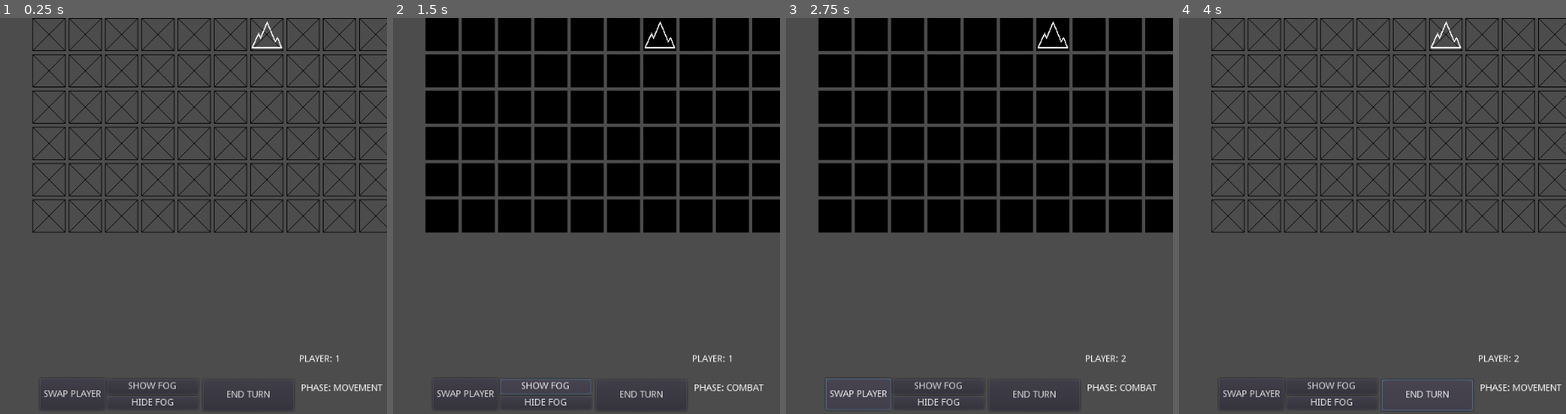
Above: before the commit, frames 1-4 (left to right).
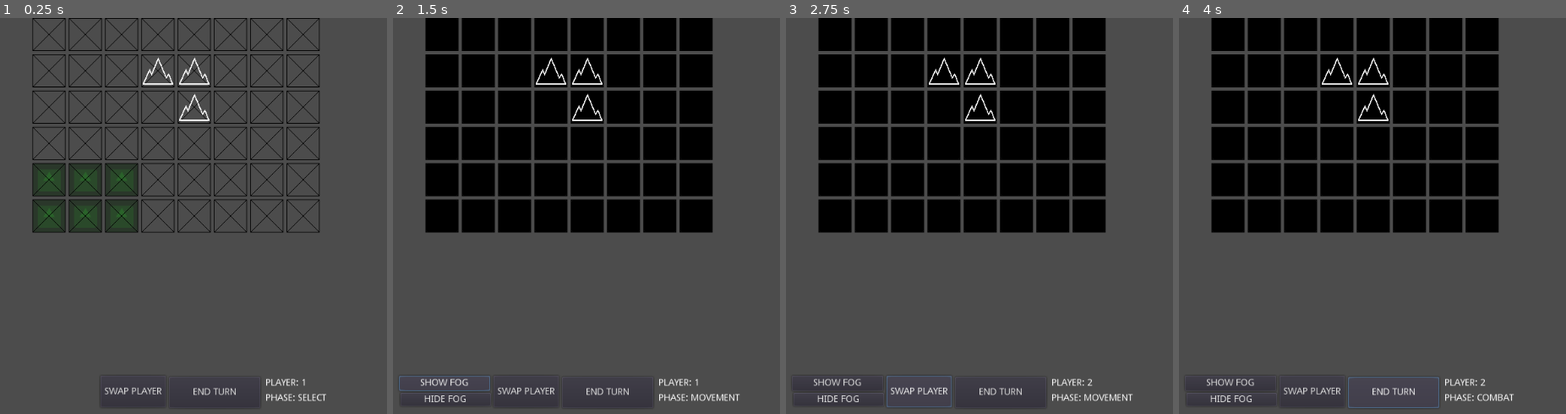
Above: after the commit, the same moments.

Repository: NickCheng0921/Grid
Game: Godot game, scene res://Scenes/Manager.tscn
The game is run twice, just before and just after one commit, with the same random seed, the same clock (stepped at 60 frames per second) and the same inputs. The engine's default icon, where the game draws it, is replaced by a stand-in: a white triangle on a blue panel in a dark square.
Inputs:
- Up to frame 1 (0.25 s): no input
- Up to frame 2 (1.5 s): click "END TURN" at 0.5 s; click "SHOW FOG" at 1.25 s
- Up to frame 3 (2.75 s): click "SWAP PLAYER" at 2 s
- Up to frame 4 (4 s): click "HIDE FOG" at 2.75 s; click "END TURN" at 3.5 s

The runs differ from the first frame. In frame 1, 6.7% of the frame differs, in the area x 8-100%, y 0-99%; in frame 2, 10%; in frame 3, 10%; in frame 4, 34%, in the area x 2-100%, y 0-100%.

Commit message:
Added selection phase at start of match

Diff:
--- a/Scenes/PCamera.tscn
+++ b/Scenes/PCamera.tscn
@@ -17,48 +17,55 @@
 [node name="CanvasLayer" type="CanvasLayer" parent="."]
 
 [node name="phaseInfo" type="RichTextLabel" parent="CanvasLayer"]
-margin_left = 894.0
-margin_top = 554.0
-margin_right = 1018.0
-margin_bottom = 594.0
-text = "PHASE: MOVEMENT"
+margin_left = 840.0
+margin_top = 569.0
+margin_right = 988.0
+margin_bottom = 588.0
+text = "PHASE: SELECT"
 
 [node name="endTurnButton" type="Button" parent="CanvasLayer"]
-margin_left = 745.0
-margin_top = 548.0
-margin_right = 883.0
-margin_bottom = 595.0
+margin_left = 694.0
+margin_top = 544.0
+margin_right = 832.0
+margin_bottom = 591.0
 text = "END TURN"
 
-[node name="showFogButton" type="Button" parent="CanvasLayer"]
-margin_left = 600.0
-margin_top = 547.0
-margin_right = 738.0
-margin_bottom = 570.0
-text = "SHOW FOG"
-
-[node name="hideFogButton" type="Button" parent="CanvasLayer"]
-margin_left = 601.0
-margin_top = 573.0
-margin_right = 738.0
-margin_bottom = 593.0
-text = "HIDE FOG"
-
 [node name="playerInfo" type="RichTextLabel" parent="CanvasLayer"]
-margin_left = 891.0
-margin_top = 510.0
-margin_right = 1015.0
-margin_bottom = 541.0
+margin_left = 840.0
+margin_top = 546.0
+margin_right = 964.0
+margin_bottom = 564.0
 text = "PLAYER: 1"
 
 [node name="playerSwapButton" type="Button" parent="CanvasLayer"]
-margin_left = 498.0
-margin_top = 546.0
-margin_right = 597.0
-margin_bottom = 594.0
+margin_left = 590.0
+margin_top = 542.0
+margin_right = 689.0
+margin_bottom = 590.0
 text = "SWAP PLAYER"
 
+[node name="inGameInfo" type="Node2D" parent="CanvasLayer"]
+visible = false
+
+[node name="showFogButton" type="Button" parent="CanvasLayer/inGameInfo"]
+margin_left = 447.0
+margin_top = 542.0
+margin_right = 585.0
+margin_bottom = 565.0
+text = "SHOW FOG"
+
+[node name="hideFogButton" type="Button" parent="CanvasLayer/inGameInfo"]
+margin_left = 449.0
+margin_top = 568.0
+margin_right = 586.0
+margin_bottom = 588.0
+text = "HIDE FOG"
+
+[node name="selectInfo" type="Node2D" parent="CanvasLayer"]
+visible = false
+position = Vector2( 53, 536 )
+
 [connection signal="button_up" from="CanvasLayer/endTurnButton" to="." method="_on_endTurnButton_button_up"]
-[connection signal="button_up" from="CanvasLayer/showFogButton" to="." method="_on_showFogButton_button_up"]
-[connection signal="button_up" from="CanvasLayer/hideFogButton" to="." method="_on_hideFogButton_button_up"]
 [connection signal="button_up" from="CanvasLayer/playerSwapButton" to="." method="_on_playerSwapButton_button_up"]
+[connection signal="button_up" from="CanvasLayer/inGameInfo/showFogButton" to="." method="_on_showFogButton_button_up"]
+[connection signal="button_up" from="CanvasLayer/inGameInfo/hideFogButton" to="." method="_on_hideFogButton_button_up"]
--- /dev/null
+++ b/Scenes/selectIcon.tscn
@@ -0,0 +1,3 @@
+[gd_scene format=2]
+
+[node name="selectIcon" type="Node2D"]
--- a/Scripts/Board.gd
+++ b/Scripts/Board.gd
@@ -1,25 +1,27 @@
 extends Node2D
 
 enum Phases{
+	SELECT,
 	MVMT, MVMT_RSLTN,
 	CMBT, CMBT_RSLTN
 }
 
 const degreesOfFreedom = 1
-export (int) var grid_width = 16
-export (int) var grid_height = 16
+export (int) var grid_width = 8
+export (int) var grid_height = 8
 export var offset = 55
 const dirUnitVecs = [Vector2(0, 1), Vector2(1, 0), Vector2(0, -1), Vector2(-1, 0)]
 
 var Units
-var playerFogView = 1
+var currPlayer = 1
+var selectedSpawnPos = null
 var currTile = null
 var Map
 var terrainArr
 var Tile = load("res://Scenes/Tile.tscn")
 var pColors = [Color(0, .5, 0), Color(0, 0, .5)]
 
-var phase = Phases.MVMT
+var phase = Phases.SELECT
 var pcamera
 var basicTimerScript
 var animationTimer
@@ -31,7 +33,7 @@
 var attacking = false
 var movement = 0
 var head = Vector2(0, 0)
-var currFogVal = true
+var currFogVal = false
 
 var nodeArr = []
 var unitArr = []
@@ -51,10 +53,9 @@
 	Map = load("res://Scripts/Maps.gd")
 	draw_grid()
 	draw_terrain()
-	setupMatch()
+	drawSpawns()
 
 func setupMatch():
-	draw_units()
 	for p in range(len(unitLocations)):
 		unitMovements[str(p+1)] = []
 		unitDirections.push_back(0)
@@ -81,8 +82,55 @@
 			tile.name = str(i*grid_height + j)
 			tile.Board = self
 			tile.position = Vector2(offset*i, -offset*j)
+			tile.pcamera = pcamera
 			nodeArr.push_back(tile)
 			$Tiles.add_child(tile)
+
+func setUnitSpawn(pos):
+	selectedSpawnPos = pos
+
+func getSpawn():
+	if currPlayer == 1:
+		return Map.p1Spawn
+	elif currPlayer == 2:
+		return Map.p2Spawn
+	else:
+		return []
+
+func spawnUnit(id):
+	clear_units()
+	if selectedSpawnPos in unitLocations:
+		var removeIndex = unitLocations.find(selectedSpawnPos)
+		unitLocations.remove(removeIndex)
+		unitOwners.remove(removeIndex)
+		unitType.remove(removeIndex)
+
+	unitLocations.push_back(selectedSpawnPos)
+	unitOwners.push_back(currPlayer)
+	unitType.push_back(id)
+	draw_units()
+
+func drawSpawns():
+	var p1Spawn = Map.getP1Spawn()
+	var p2Spawn = Map.getP2Spawn()
+	for p in p1Spawn:
+		nodeArr[(p.x - 1) * grid_height + (p.y - 1)].colorTile(pColors[0])
+	for p in p2Spawn:
+		nodeArr[(p.x - 1) * grid_height + (p.y - 1)].colorTile(pColors[1])
+
+func hideSpawnMarkers():
+	var p1Spawn = Map.getP1Spawn()
+	var p2Spawn = Map.getP2Spawn()
+	for p in p1Spawn:
+		nodeArr[(p.x - 1) * grid_height + (p.y - 1)].uncolorTile()
+	for p in p2Spawn:
+		nodeArr[(p.x - 1) * grid_height + (p.y - 1)].uncolorTile()
+
+func selectedUnit(id):
+	pass
+
+func playerSelectedUnit(id):
+	pass
 
 func getMaxMovement():
 	var maxMoveForUnit = Units.getMaxMovementOfUnit(unitType[int(currPiece) - 1])
@@ -107,6 +155,7 @@
 			if uk != currPiece && unitMovements[uk].size() >= getMaxMovement() + 1 - movement:
 				if unitMovements[uk][getMaxMovement() - movement] == pos:
 					return false
+
 	unitMovements[currPiece].push_back(pos)
 	if unitMovements[currPiece].size() > maxMoveInTurn:
 		maxMoveInTurn = unitMovements[currPiece].size()
@@ -139,7 +188,9 @@
 		count += 1
 
 func clear_units():
-	pass
+	for c in $Units.get_children():
+		c.free()
+	unitArr = []
 
 func deselectCurrPiece():
 	var currPos = unitLocations[int(currPiece)-1]
@@ -159,6 +210,13 @@
 		resolveCombat()
 		phase = Phases.MVMT
 		pcamera.updatePhaseText("PHASE: MOVEMENT")
+	elif phase == Phases.SELECT:
+		phase = Phases.MVMT
+		pcamera.updatePhaseText("PHASE: MOVEMENT")
+		pcamera.hideSelectUnitInfo()
+		pcamera.showInGameInfo()
+		hideSpawnMarkers()
+		setupMatch()
 
 func _moveAnimationTimerTimeout():
 	var unitCtr = 1
@@ -324,7 +382,7 @@
 			#if piece is not in a unit view, cover with fog
 			var isSeen = false
 			for u in range(len(unitOwners)):
-				if unitOwners[u] == playerFogView:
+				if unitOwners[u] == currPlayer:
 					var sightRange = Units.getMaxVisionOfUnit(unitType[u])
 					if ( abs(i-unitLocations[u].x+1) + abs(j - unitLocations[u].y+1) ) <= sightRange:
 						isSeen = true
--- a/Scripts/Maps.gd
+++ b/Scripts/Maps.gd
@@ -1,9 +1,24 @@
 extends Node
 
+const terrain_array = [
+	Vector2(5, 5), Vector2(4, 5), Vector2(5, 4)
+]
 
-const terrain_array = [
-	Vector2(7, 7), Vector2(6, 7), Vector2(7, 6)
+const p1Spawn = [
+	Vector2(1, 1), Vector2(2, 1), Vector2(3, 1),
+	Vector2(1, 2), Vector2(2, 2), Vector2(3, 2)
+]
+
+const p2Spawn = [
+	Vector2(6, 8), Vector2(7, 8), Vector2(8, 8),
+	Vector2(6, 7), Vector2(7, 7), Vector2(8, 7)
 ]
 
 static func getTerrain():
 	return terrain_array
+
+static func getP1Spawn():
+	return p1Spawn
+
+static func getP2Spawn():
+	return p2Spawn
--- a/Scripts/PCamera.gd
+++ b/Scripts/PCamera.gd
@@ -4,8 +4,10 @@
 export var min_zoom = .3
 export var max_zoom = 2
 export var zoom_factor = .1
+export var offset = 55
 
 var Board
+var Units
 var stopPos = Vector2(0, 0)
 var mousePos:Vector2
 var panSpeed = 3
@@ -13,7 +15,8 @@
 
 # Called when the node enters the scene tree for the first time.
 func _ready():
-	pass
+	Units = load("res://Scripts/Units.gd")
+	setupUnitSelection()
 
 # Called every frame. 'delta' is the elapsed time since the previous frame.
 func _process(delta):
@@ -36,6 +39,38 @@
 			camera.zoom.x += zoom_factor
 			camera.zoom.y += zoom_factor
 
+func setupUnitSelection():
+	for i in range(len(Units.HP_ARR)):
+		var button = Button.new()
+		var buttonPos = $CanvasLayer/selectInfo.global_position
+
+		buttonPos.x += i*offset
+		button.margin_left = i*offset
+		button.margin_top = 0
+		button.margin_right = (i+1)*offset
+		button.margin_bottom = 55
+		button.connect("button_up", self, "selectedSpawnUnit", [i+1])
+
+		var img = Sprite.new()
+		img.texture = load("res://Assets/Tanks/" + str(Units.getImageOfUnit(i+1)))
+		img.position.x = i*offset + offset/2
+		img.position.y += offset/2
+
+		$CanvasLayer/selectInfo.add_child(button)
+		$CanvasLayer/selectInfo.add_child(img)
+
+func showSelectUnitInfo():
+	$CanvasLayer/selectInfo.show()
+
+func hideSelectUnitInfo():
+	$CanvasLayer/selectInfo.hide()
+
+func showInGameInfo():
+	$CanvasLayer/inGameInfo.show()
+
+func selectedSpawnUnit(id):
+	Board.spawnUnit(id)
+	$CanvasLayer/selectInfo.hide()
 
 func _on_endTurnButton_button_up():
 	Board.endTurn()
@@ -43,20 +78,18 @@
 func updatePhaseText(val):
 	$CanvasLayer/phaseInfo.text = val
 
-
 func _on_playerSwapButton_button_up():
 	#if fog, we have to update TODO
-	if Board.playerFogView == 1:
-		Board.playerFogView = 2
+	if Board.currPlayer == 1:
+		Board.currPlayer = 2
 		$CanvasLayer/playerInfo.text = "PLAYER: 2"
 	else:
-		Board.playerFogView = 1
+		Board.currPlayer = 1
 		$CanvasLayer/playerInfo.text = "PLAYER: 1"
 
 	if Board.currFogVal:
 		Board.updateBoardFog(false)
 		Board.updateBoardFog(Board.currFogVal)
-
 
 func _on_showFogButton_button_up():
 	Board.currFogVal = true
--- a/Scripts/Tile.gd
+++ b/Scripts/Tile.gd
@@ -1,6 +1,7 @@
 extends Area2D
 
 enum Phases{
+	SELECT,
 	MVMT, MVMT_RSLTN,
 	CMBT, CMBT_RSLTN
 }
@@ -11,6 +12,7 @@
 var attacked = false
 var fog = false
 var Board = null
+var pcamera = null
 var x = -1
 var y = -1
 
@@ -20,13 +22,16 @@
 func _ready():
 	$MoveNumber.add_color_override("font_color", Color(1, 0, 0, 0))
 
-# Called every frame. 'delta' is the elapsed time since the previous frame.
-#func _process(delta):
-#	pass
-
 func _on_Tile_input_event(viewport, event, shape_idx):
 	if (event is InputEventMouseButton && event.button_index == 1 && event.pressed && !fog):
-		if Board.walking:
+		if Board.phase == Phases.SELECT:
+			if posInPlayerSpawn():
+				Board.playSound1()
+				pcamera.showSelectUnitInfo()
+				Board.setUnitSpawn(Vector2(x, y))
+			else:
+				return false
+		elif Board.walking:
 			if Board.walk(Vector2(x, y)):
 				walk()
 				Board.playSound1()
@@ -40,6 +45,13 @@
 				Board.playSound2()
 		else:
 			select()
+
+func posInPlayerSpawn():
+	var playerSpawn = Board.getSpawn()
+	if Vector2(x, y) in playerSpawn:
+		return true
+	else:
+		false
 
 func walk():
 	if Board.movement > 0:
@@ -104,6 +116,14 @@
 func colorWalk():
 	$Background.self_modulate = Color(1, 1, 1)
 
+func colorTile(col):
+	$Background.self_modulate = col
+	$Background.show()
+
+func uncolorTile():
+	$Background.self_modulate = Color(1, 1, 1)
+	$Background.hide()
+
 func colorAttack():
 	$Background.self_modulate = Color(1, 0, 0)
 
--- a/Scripts/Units.gd
+++ b/Scripts/Units.gd
@@ -7,6 +7,7 @@
 const VIS_ARR = [4, 2]
 const DMG_ARR = [5, 10]
 const IMG_ARR = ["basic.png", "heavy.png"]
+const NAME_ARR = ["BASIC", "ARTILLERY"]
 
 # Called when the node enters the scene tree for the first time.
 func _ready():
